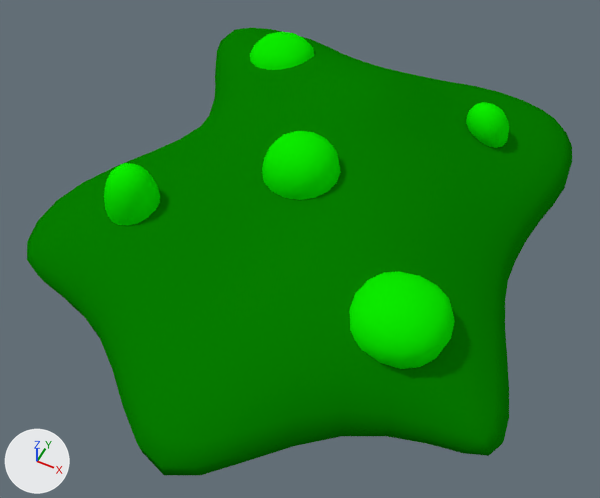
What one commit did to the Blender file Washed Up Wizard/Assets/Models/Spells/Acid Pool.blend.
Both versions are drawn from a 50 mm lens placed at (4.34, -9.72, 10.72), pointed at (0.12, -1.27, 0.16). The axes (+X, +Y, +Z) are drawn at lower left. The lights are the same throughout.

Objects in the first picture: 'Acid Pool', 'Bubbles'.
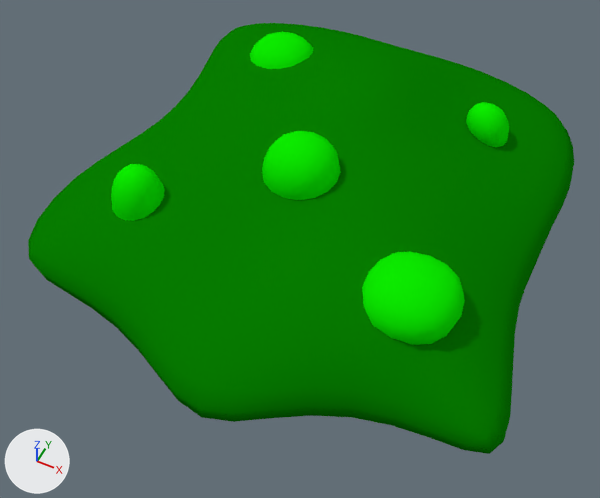
Location of each change, (x1, y1, x2, y2) in pixels of the pictures (600 x 498 px; the box of a moved part takes in the faces that stretch with it):
'Acid Pool', reshaped
    before: (27, 28, 572, 475)
    after: (28, 23, 574, 454)
'Bubbles', reshaped (7% shorter)
    before: (104, 32, 509, 369)
    after: (111, 32, 509, 345)
part 1 of me_cube_004, moved or reshaped
    before: (104, 163, 160, 226)
    after: (111, 164, 165, 221)
part 2 of me_cube_004, moved or reshaped
    before: (349, 272, 455, 369)
    after: (362, 252, 465, 345)
part 3 of me_plane, moved or reshaped
    before: (27, 28, 567, 475)
    after: (29, 23, 571, 454)

Edits to the bpy script that builds the scene:
```text
Change me_cube_004:
    where me_cube_004.from_pydata(...)  # 40 vertices, 30 faces; spans x -2.87..3.32, y -3.55..3.08, z 0.26..2.17
    used by ob_bubbles; location = (0.0, 0.0, 0.0)
    me_cube_004 part 1: the loose piece of 8 vertices spanning x -2.87..-1.82, y -2.91..-1.86, z 0.26..2.08 is moved by (0.0, 0.15, -0.14)
    me_cube_004 part 2: the loose piece of 8 vertices spanning x 1.5..3.32, y -3.55..-1.73, z 0.56..1.79 is moved by (0.0, 0.44, 0.0)
Change me_plane:
    where me_plane.from_pydata(...)  # 41 vertices, 33 faces; spans x -4.7..5.03, y -7.22..4.64, z -0.5..2.46
    used by ob_acid_pool; location = (0.0, 0.0, 0.0)
    before: 7 (1.2, 4.58, 0.54), 9 (-2.1, 4.64, 0.54), 32 (1.2, 4.54, -0.5), 34 (-2.1, 4.6, -0.5)
    me_plane part 3
    add for i in [7, 9, 32, 34]: me_plane.vertices[i].co += Vector((0.0, 0.58, 0.0))
    me_plane.vertices[4].co: (-1.72, -3.84, 0.55) -> (-1.72, -3.58, 0.55)
    me_plane.vertices[5].co: (0.35, -7.22, 0.54) -> (0.35, -5.67, 0.54)
    me_plane.vertices[6].co: (2.1, -3.6, 0.7) -> (2.1, -3.36, 0.7)
    me_plane.vertices[8].co: (-0.38, 3.03, 0.83) -> (-0.38, 4.4, 0.83)
    me_plane.vertices[11].co: (-2.49, 0.44, 0.56) -> (-3.79, 0.44, 0.56)
    me_plane.vertices[14].co: (3.32, 0.18, 0.54) -> (3.85, 0.18, 0.54)
    me_plane.vertices[16].co: (-1.98, -3.17, 1.62) -> (-1.98, -2.67, 1.62)
    me_plane.vertices[22].co: (1.48, -3.27, 2.05) -> (1.48, -2.76, 2.05)
    me_plane.vertices[30].co: (0.35, -7.22, -0.5) -> (0.35, -5.67, -0.5)
    me_plane.vertices[33].co: (-0.38, 3.03, -0.5) -> (-0.38, 4.4, -0.5)
    me_plane.vertices[36].co: (-2.49, 0.44, -0.5) -> (-3.79, 0.44, -0.5)
    me_plane.vertices[39].co: (3.32, 0.15, -0.5) -> (3.85, 0.15, -0.5)
```
